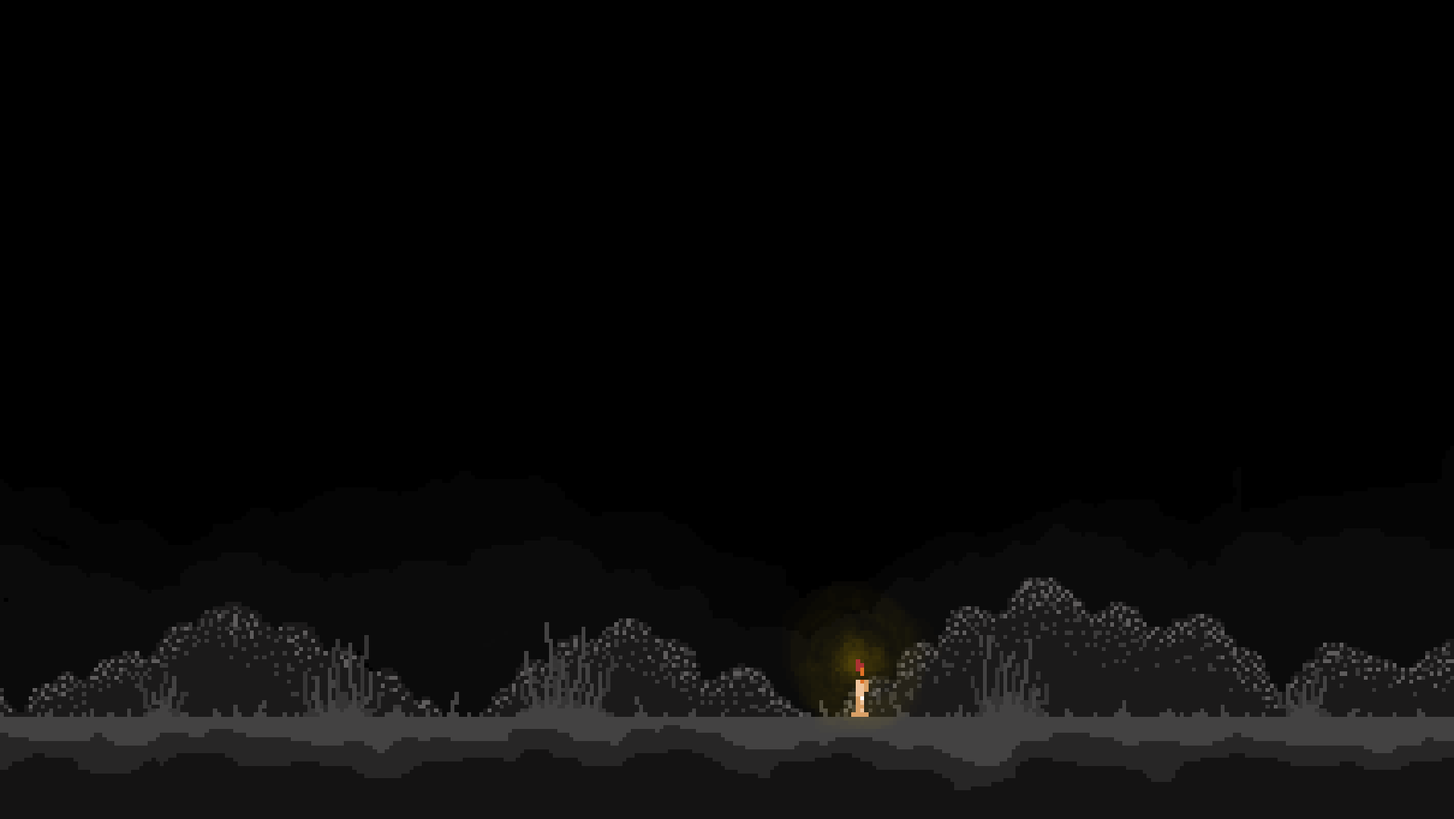
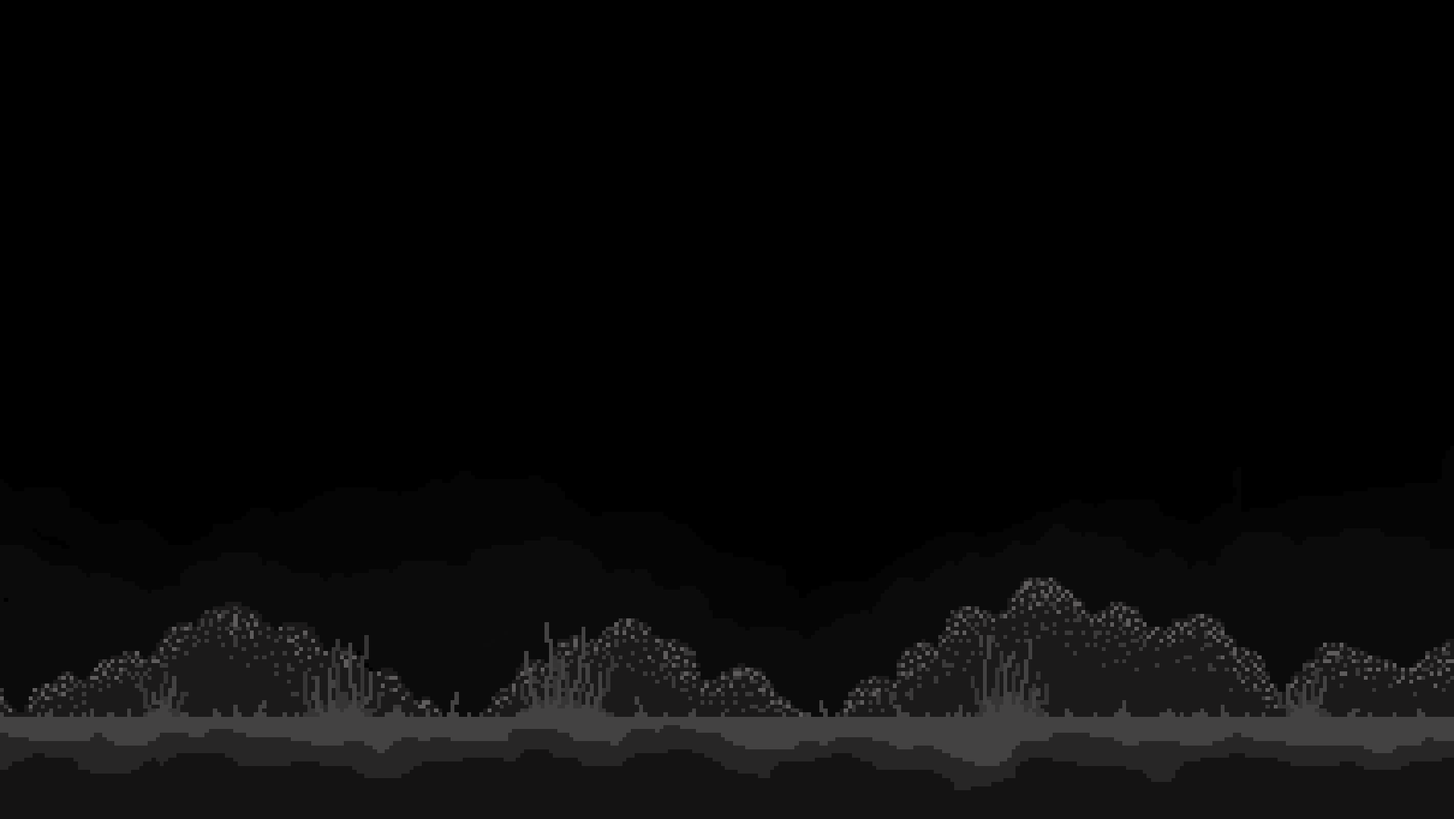
Revision of a layered 1454 × 819 image; what changed, layer by layer:
removed layer "candle" over [851,659,869,718]
removed layer "Ebene 3" over [782,581,943,730]
